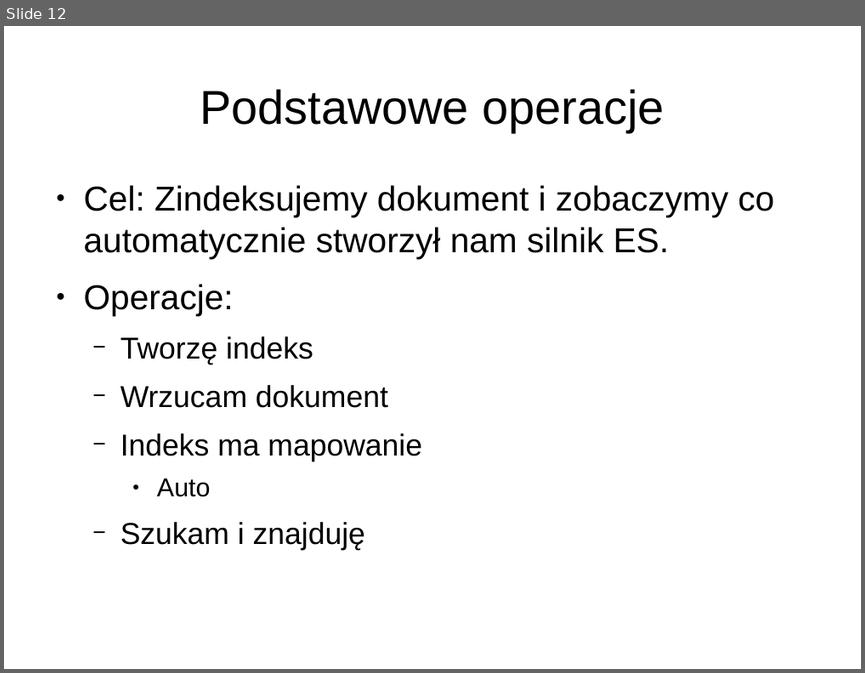
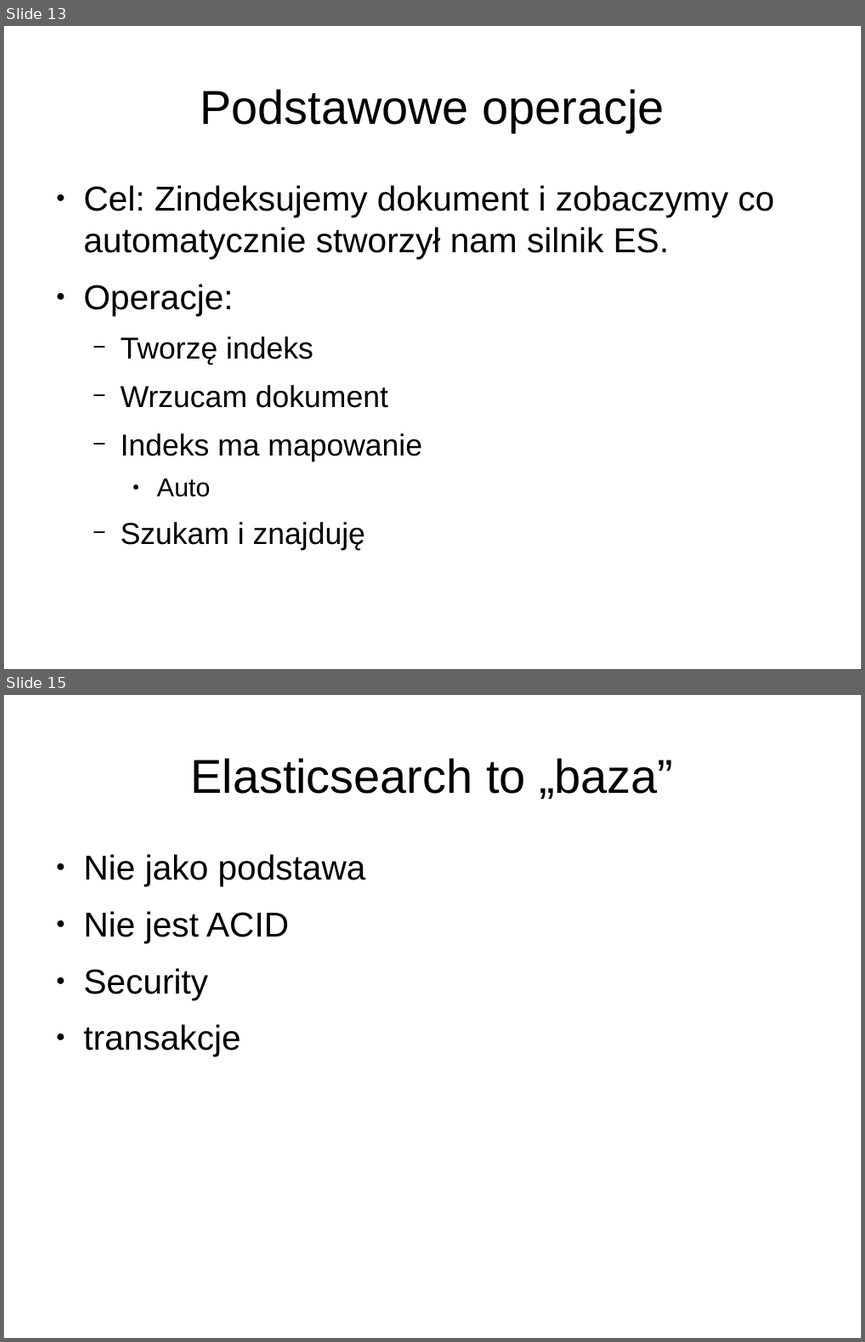
Before and after one commit to lukaszkuczynski/nieszukaj, a slide deck: znajduj.odp. Shown one above the other, each under a label of ours: slide 12 before the commit, slides 13 and 15 after it; the slides between them are not shown. The pictures are 865x673 and 865x1342 pixels, drawn with LibreOffice and Linux fonts; fonts in the diff are those of the drawing. Boxes give left, top, right and bottom in pixels: in the first picture for what was removed or moved away, otherwise in the second. Text is boxed around its words. In the diff, an @@ line names an element or a change of style, - is before the commit and + after.

```diff
--- a/znajduj.odp
+++ b/znajduj.odp
@@ slide 15 added at bbox=[4, 695, 861, 1338], background #FFFFFF @@
@@ title added at bbox=[191, 758, 673, 799], 44 pt, text #000000 @@
+Elasticsearch to „baza”
@@ text added at bbox=[84, 854, 366, 1056], 32 pt, text #000000 @@
+● Nie jako podstawa
+● Nie jest ACID
+● Security
+● transakcje
@@ what was slide 12 is now slide 13 @@
```
Also in this commit, not shown: 1 slide changed, 11 other slides added, 1 slide removed.
